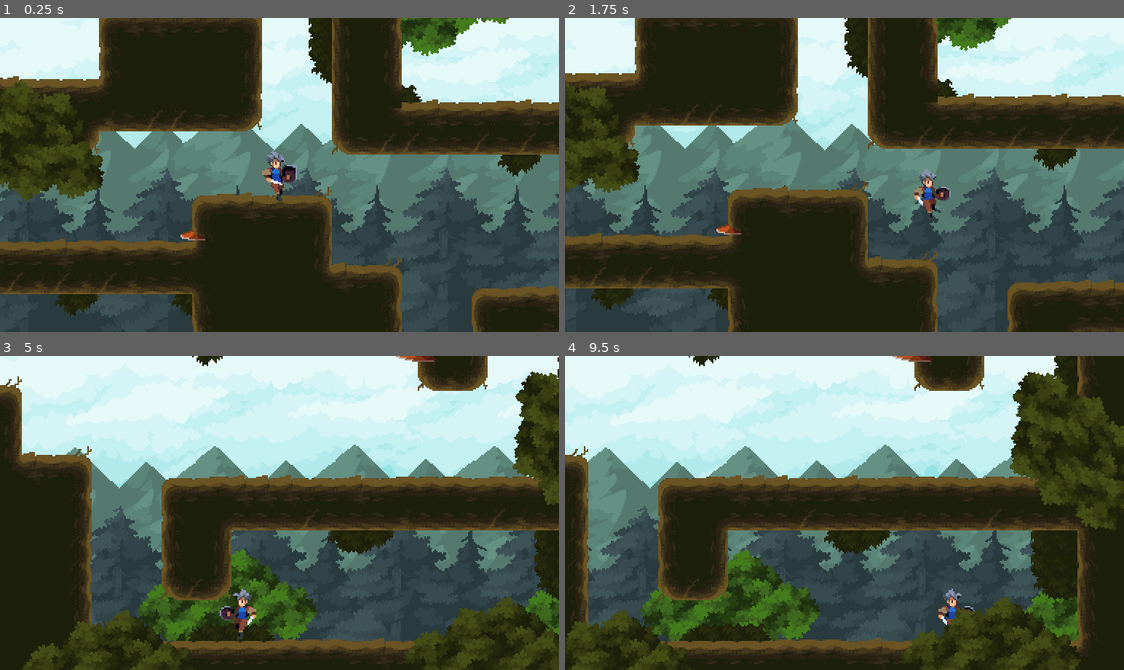
Above: before the commit, frames 1-4 (two rows, left to right).
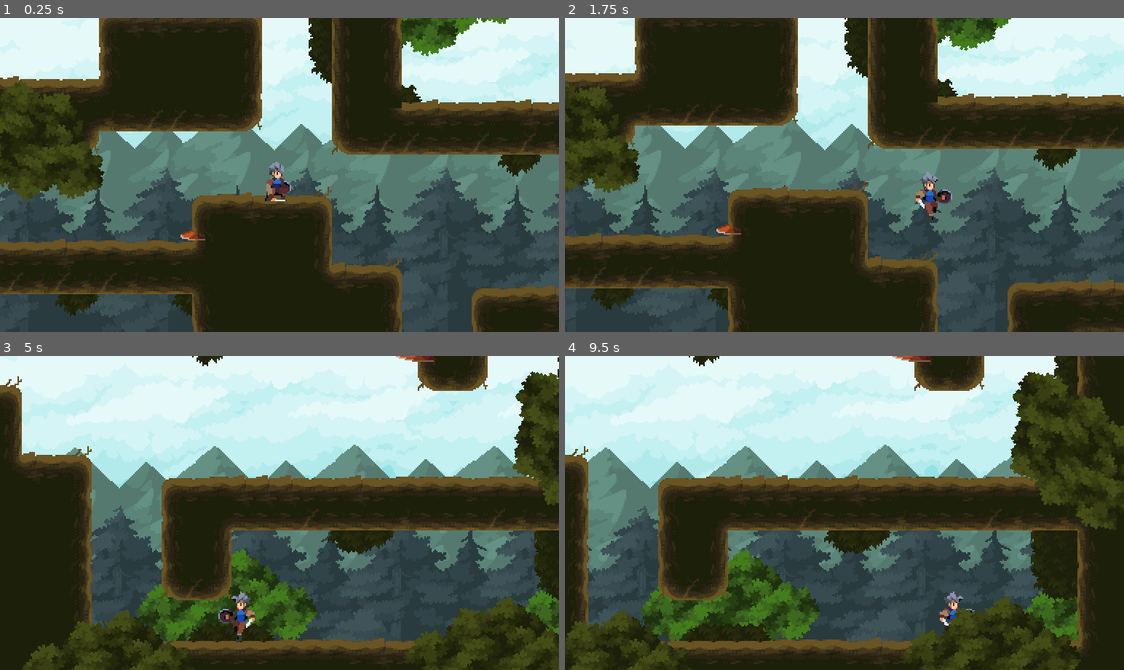
Above: after the commit, the same moments.

Repository: ukagaka/rpg-adventure
Game: Godot game, scene res://world.tscn
The game is run twice, just before and just after one commit, with the same random seed, the same clock (stepped at 60 frames per second) and the same inputs.
Inputs:
- Up to frame 1 (0.25 s): no input
- Up to frame 2 (1.75 s): hold Right (move_right) from 0.53 s (still down); tap Space (jump) at 0.77, 1.52 s
- Up to frame 3 (5 s): release Right (move_right) at 2.03 s; hold Left (move_left) 2.03-2.78 s; hold Right (move_right) 2.78-4.28 s; tap Space (jump) at 3.02, 3.77, 4.52 s; hold Left (move_left) from 4.28 s (still down)
- Up to frame 4 (9.5 s): release Left (move_left) at 5.03 s; hold Right (move_right) 5.03-5.78 s; hold Left (move_left) 5.78-7.28 s; tap Space (jump) at 6.02, 6.77, 7.52, 9.02 s; hold Right (move_right) from 7.28 s (still down)

The runs differ from the first frame. In frame 1, 0.6% of the frame differs, in the area x 46-54%, y 42-59%; in frame 2, 0.4%; in frame 3, 0.4%; in frame 4, 0.2%.

Commit message:
06:滑墙-滑墙最后优化
1、优化跳跃不流畅（减少动画帧和增加过度时的动画不一致）

Diff:
--- a/player.gd
+++ b/player.gd
@@ -119,6 +119,9 @@
 				return State.WALL_SLIDING
 
 		State.LANDING:
+			if not is_still:
+				return State.RUNNING
+
 			if not animation_player.is_playing():
 				return State.IDLE
 
--- a/player.tscn
+++ b/player.tscn
@@ -157,7 +157,7 @@
 "times": PackedFloat32Array(0),
 "transitions": PackedFloat32Array(1),
 "update": 0,
-"values": [Vector2(2.08165e-12, -28)]
+"values": [Vector2(1, -26)]
 }
 
 [sub_resource type="Animation" id="Animation_613x2"]
@@ -315,7 +315,7 @@
 
 [sub_resource type="Animation" id="Animation_dn4ng"]
 resource_name = "landing"
-length = 0.25
+length = 0.2
 step = 0.05
 tracks/0/type = "value"
 tracks/0/imported = false
@@ -348,10 +348,10 @@
 tracks/2/interp = 1
 tracks/2/loop_wrap = true
 tracks/2/keys = {
-"times": PackedFloat32Array(0, 0.05, 0.15),
-"transitions": PackedFloat32Array(1, 1, 1),
-"update": 1,
-"values": [0, 1, 2]
+"times": PackedFloat32Array(0, 0.1),
+"transitions": PackedFloat32Array(1, 1),
+"update": 1,
+"values": [1, 2]
 }
 tracks/3/type = "value"
 tracks/3/imported = false
